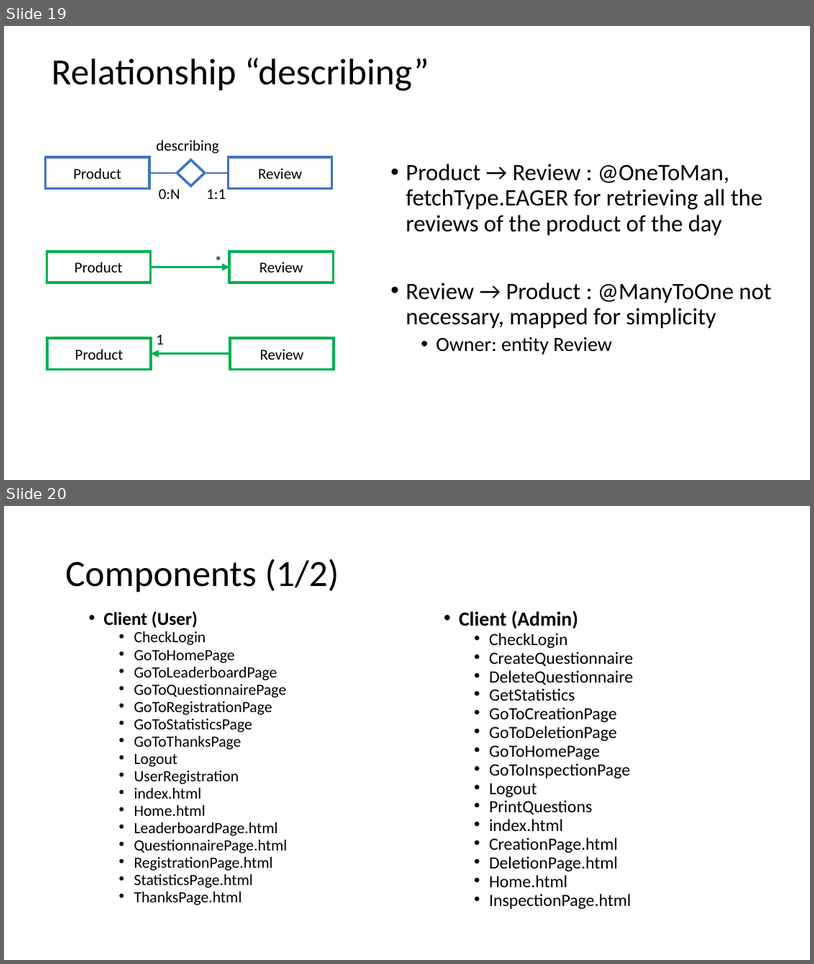
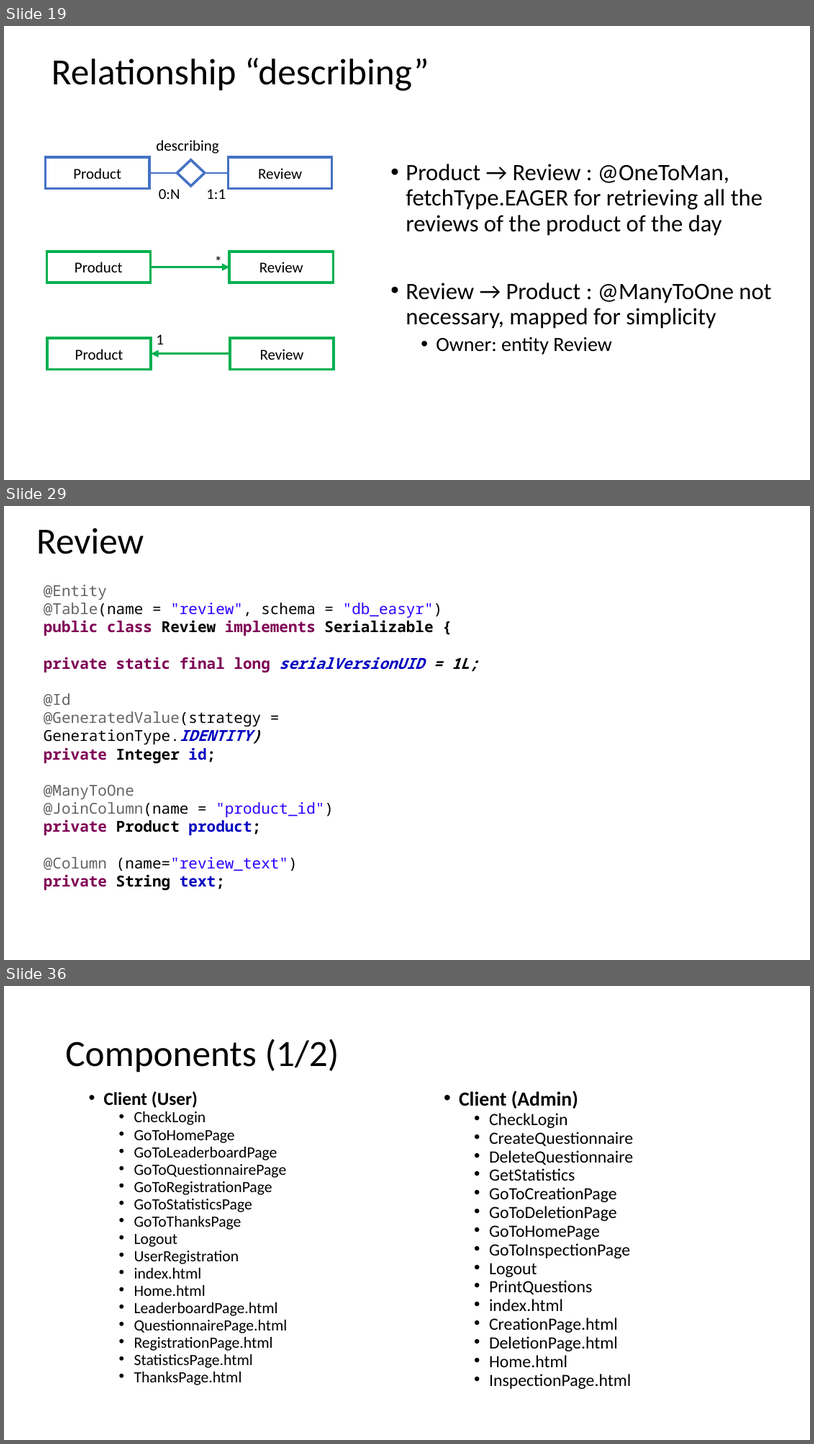
Before and after one commit to LudovicoRighi/EasyReview, a slide deck: PROJECT.pptx. Shown one above the other, each under a label of ours: slides 19 and 20 before the commit, slides 19, 29 and 36 after it; the slides between them are not shown. The pictures are 814x964 and 814x1444 pixels, drawn with LibreOffice and Linux fonts; fonts in the diff are those of the drawing. Boxes give left, top, right and bottom in pixels: in the first picture for what was removed or moved away, otherwise in the second. Text is boxed around its words. In the diff, an @@ line names an element or a change of style, - is before the commit and + after.

```diff
--- a/PROJECT.pptx
+++ b/PROJECT.pptx
@@ slide 29 added at box(4, 506, 810, 960), background #FFFFFF @@
@@ title added at box(36, 528, 144, 554), 44 pt, text #000000 @@
+Review
@@ text added at box(44, 584, 479, 890), 18 pt, text #000000 @@
+@Entity
+@Table(name = "review", schema = "db_easyr")
+public class Review implements Serializable {
+private static final long serialVersionUID = 1L;
+@Id
+@GeneratedValue(strategy = GenerationType.IDENTITY)
+private Integer id;
+@ManyToOne
+@JoinColumn(name = "product_id")
+private Product product;
+@Column (name="review_text")
+private String text;
@@ what was slide 20 is now slide 36 @@
```
Also in this commit, not shown: 2 slides changed, 18 other slides added, 5 other files.
